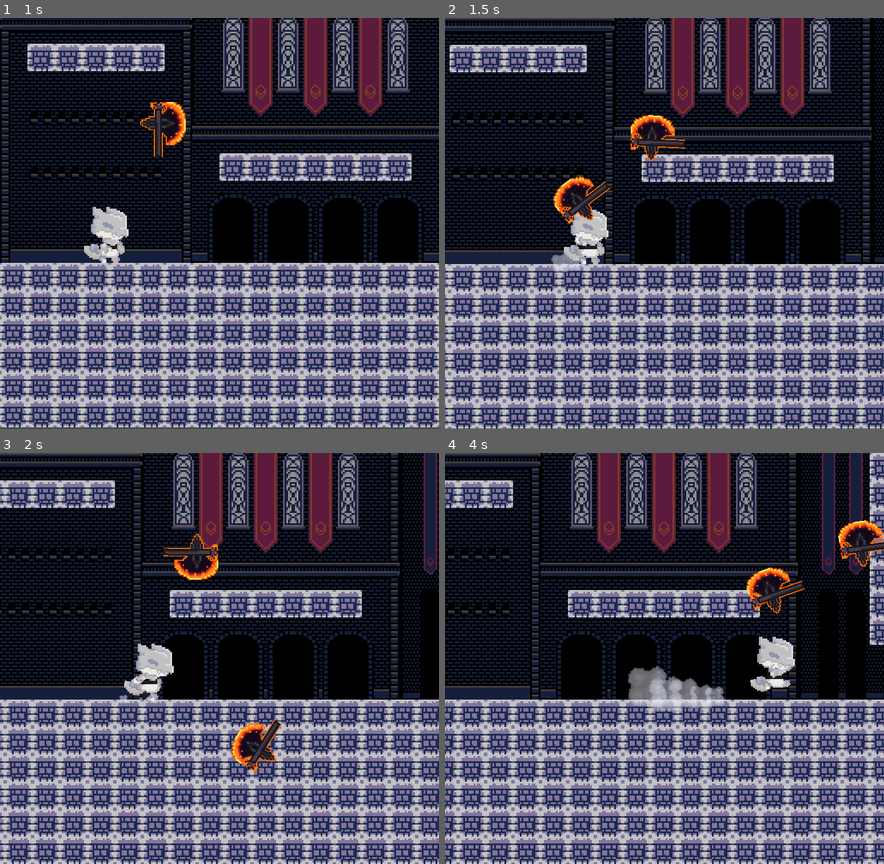
Above: before the commit, frames 1-4 (two rows, left to right).
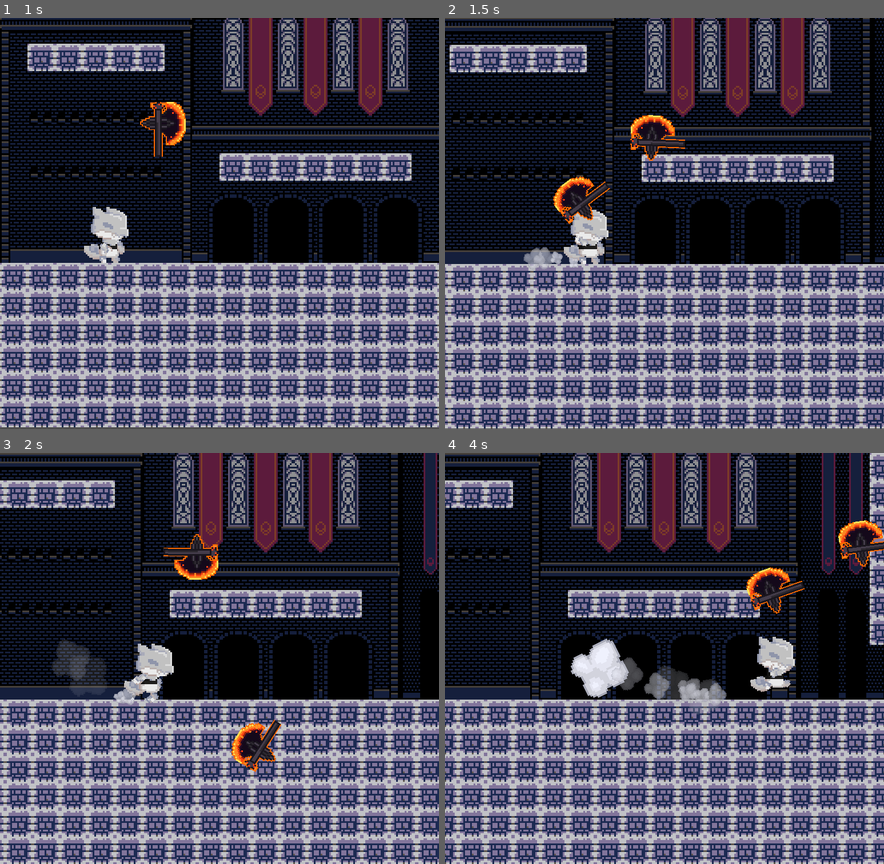
Above: after the commit, the same moments.

Repository: MauveMagician/platformer-game
Game: Godot game, scene res://screen/Game.tscn
Two runs of this game, one before a commit and one after it. Both use one fixed random seed, a clock stepped at 60 frames per second and the inputs below. The engine's default icon, where the game draws it, is replaced by a stand-in: a white triangle on a blue panel in a dark square.
Inputs:
- Up to frame 1 (1 s): hold Right (move_right) from 0.53 s (still down); hold X (attack_1) from 0.53 s (still down); tap Z (jump) at 0.77 s
- Up to frame 2 (1.5 s): keep holding Right (move_right); release X (attack_1) at 1.28 s; tap X (attack_1) at 1.35 s
- Up to frame 3 (2 s): keep holding Right (move_right); tap Z (jump) at 1.52 s
- Up to frame 4 (4 s): release Right (move_right) at 2.03 s; hold Left (move_left) 2.03-2.78 s; hold Down (look_down) 2.03-2.78 s; tap X (attack_1) at 2.3, 3.05 s; hold Right (move_right) from 2.78 s (still down); tap Up (look_up) at 2.85 s; tap Z (jump) at 3.02, 3.77 s; hold X (attack_1) from 3.53 s (still down)

Frame 1 is identical in both runs. In frame 2, 0.4% of the frame differs, in the area x 17-31%, y 55-62%; in frame 3, 1.0%; in frame 4, 2.8%, in the area x 28-65%, y 45-64%.

Commit message:
make walk particles more smoky

Diff:
--- a/CameraPivot.gd
+++ b/CameraPivot.gd
@@ -56,8 +56,9 @@
 	$Camera_Offset.position = Vector2(0,0)
 	$Camera_Offset/Camera2D.smoothing_enabled = false
 	var t = Timer.new()
-	t.set_wait_time(0.1)
+	t.set_wait_time(1)
 	t.set_one_shot(true)
 	t.autostart = true
+	get_parent().add_child(t)
 	yield(t, "timeout")
 	$Camera_Offset/Camera2D.smoothing_enabled = true
--- a/Player.gd
+++ b/Player.gd
@@ -47,27 +47,27 @@
 			move_dir = 1
 			if self.grounded:
 				animation_state_machine.travel("walk")
+				if abs(self.speed) > MAX_MOVE_SPEED/2:
+					$PlayerSprite/FootDust.emitting = true
 		elif Input.is_action_pressed("move_left"):
 			self.speed += MOVE_ACCEL
 			move_dir = -1
 			if self.grounded:
 				animation_state_machine.travel("walk")
+				if abs(self.speed) > MAX_MOVE_SPEED/2:
+					$PlayerSprite/FootDust.emitting = true
 		if not Input.is_action_pressed("move_right") and not Input.is_action_pressed("move_left"):
 			self.speed -= MOVE_ACCEL*2
 			if speed < 0:
 				speed = 0
 			if self.grounded:
 				animation_state_machine.travel("tail_wag")
+				$PlayerSprite/FootDust.emitting = false
 	if self.facing_right and move_dir < 0:
 		flip()
 	elif not self.facing_right and move_dir > 0:
 		flip()
-	var prev_speed = self.speed
 	self.speed = min(self.speed, self.MAX_MOVE_SPEED)
-	if prev_speed != self.speed:
-		$PlayerSprite/FootDust.emitting = true
-	else:
-		$PlayerSprite/FootDust.emitting = false
 	#Vertical Movement Code
 	#Gravity code
 	if not grounded:
@@ -145,6 +145,7 @@
 		v_corrected = false
 	#Attack Code
 	if Input.is_action_pressed("attack_1") and self.can_attack:
+		$PlayerSprite/FootDust.emitting = false
 		var new_axe = Preloader.axe_projectile.instance()
 		if not self.grounded:
 			new_axe.velocity = Vector2(self.look_direction.x*(self.speed/50)+(1.5*self.look_direction.x),-4)
--- a/screen/Game.tscn
+++ b/screen/Game.tscn
@@ -36,7 +36,11 @@
 0/z_index = 0
 
 [sub_resource type="Curve" id=5]
-_data = [ Vector2( 0, 0 ), 0.0, 1.0, 0, 1, Vector2( 1, 1 ), 1.0, 0.0, 1, 0 ]
+_data = [ Vector2( 0, 0 ), 0.0, 0.803554, 0, 1, Vector2( 0.988506, 0.794318 ), 1.17303, 0.0, 0, 0 ]
+
+[sub_resource type="Gradient" id=6]
+offsets = PoolRealArray( 0, 0.993378, 1 )
+colors = PoolColorArray( 1, 1, 1, 1, 0.760784, 0.760784, 0.760784, 0, 1, 1, 1, 1 )
 
 [sub_resource type="RectangleShape2D" id=3]
 extents = Vector2( 8, 13 )
@@ -124,12 +128,12 @@
 [node name="Player_Polygons" parent="Player/PlayerSprite" instance=ExtResource( 3 )]
 
 [node name="FootDust" type="CPUParticles2D" parent="Player/PlayerSprite"]
-modulate = Color( 1, 1, 1, 0.501961 )
 position = Vector2( 0, 13 )
 rotation = 3.14159
 scale = Vector2( 0.5, -0.5 )
 emitting = false
-lifetime = 0.5
+amount = 18
+lifetime_randomness = 0.75
 local_coords = false
 texture = ExtResource( 8 )
 spread = 30.0
@@ -138,7 +142,15 @@
 angular_velocity = 10.0
 angular_velocity_random = 1.0
 radial_accel = 10.0
+angle = 180.0
+angle_random = 0.5
+scale_amount = 1.5
 scale_amount_curve = SubResource( 5 )
+color_ramp = SubResource( 6 )
+
+[node name="FallParticle" type="CPUParticles2D" parent="Player/PlayerSprite"]
+emitting = false
+one_shot = true
 
 [node name="PlayerSounds" type="Node2D" parent="Player"]
 
Not shown: 1 places in screen/Game.tscn that only renumber resources
